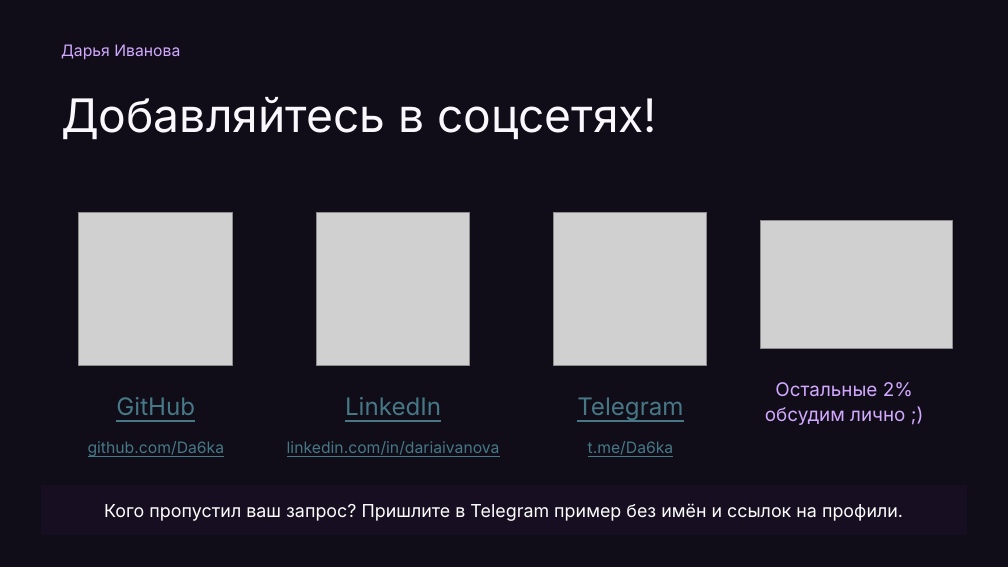
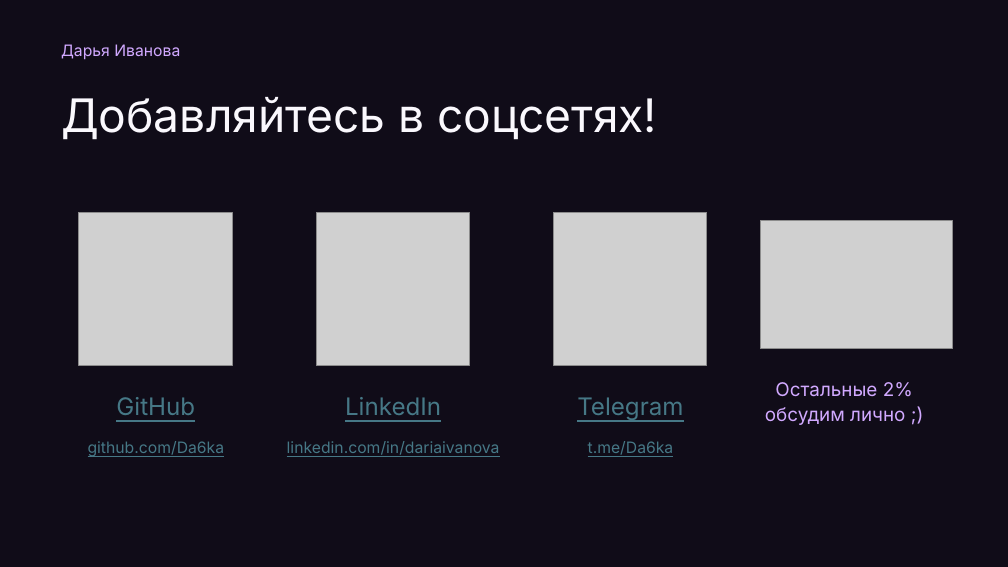
Before and after one commit to Da6ka/ta-meetup-ai-sourcing-2026-11-19, a slide deck: slide 32 of materials/spb-it-recruiter-meetup.pptx (slide 31 before the commit). Drawn at 1008x567 pixels with LibreOffice and Linux fonts; fonts in the diff are those of the drawing; grey boxes stand for pictures. Boxes give left, top, right and bottom in pixels: in the first picture for what was removed or moved away, otherwise in the second. Text is boxed around its words. In the diff, an @@ line names an element or a change of style, - is before the commit and + after.

```diff
--- a/materials/spb-it-recruiter-meetup.pptx
+++ b/materials/spb-it-recruiter-meetup.pptx
@@ rectangle removed at [41, 485, 967, 536] @@
-Кого пропустил ваш запрос? Пришлите в Telegram пример без имён и ссылок на профили.
```
Also in this commit, not shown: 17 other slides changed, 7 slides added, 6 slides removed, 11 other files.
